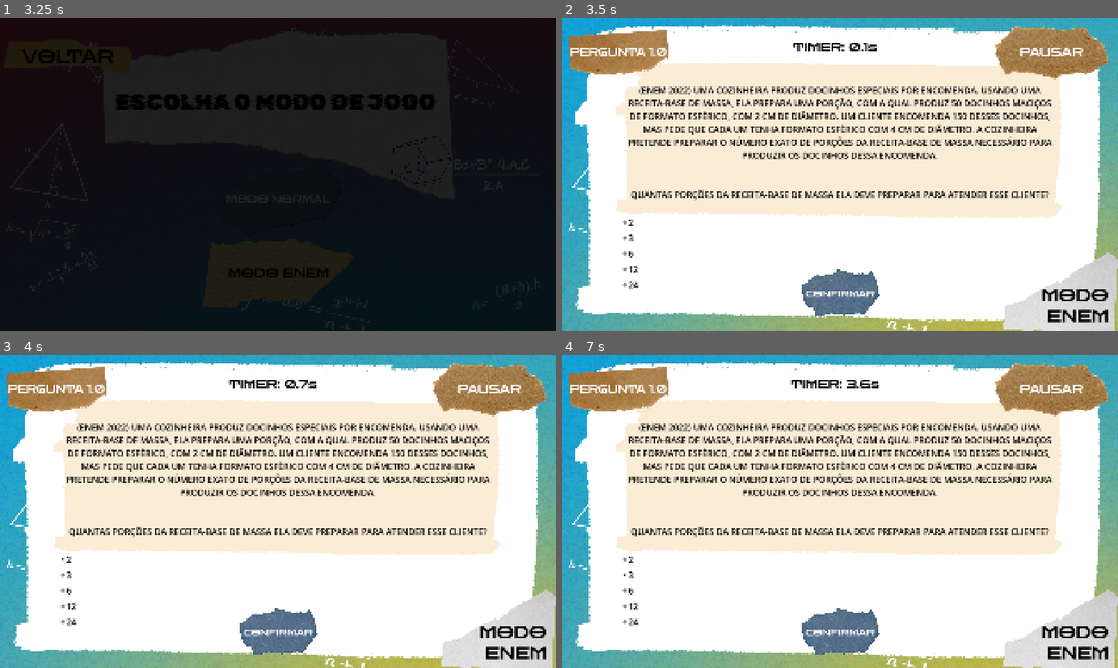
Above: before the commit, frames 1-4 (two rows, left to right).
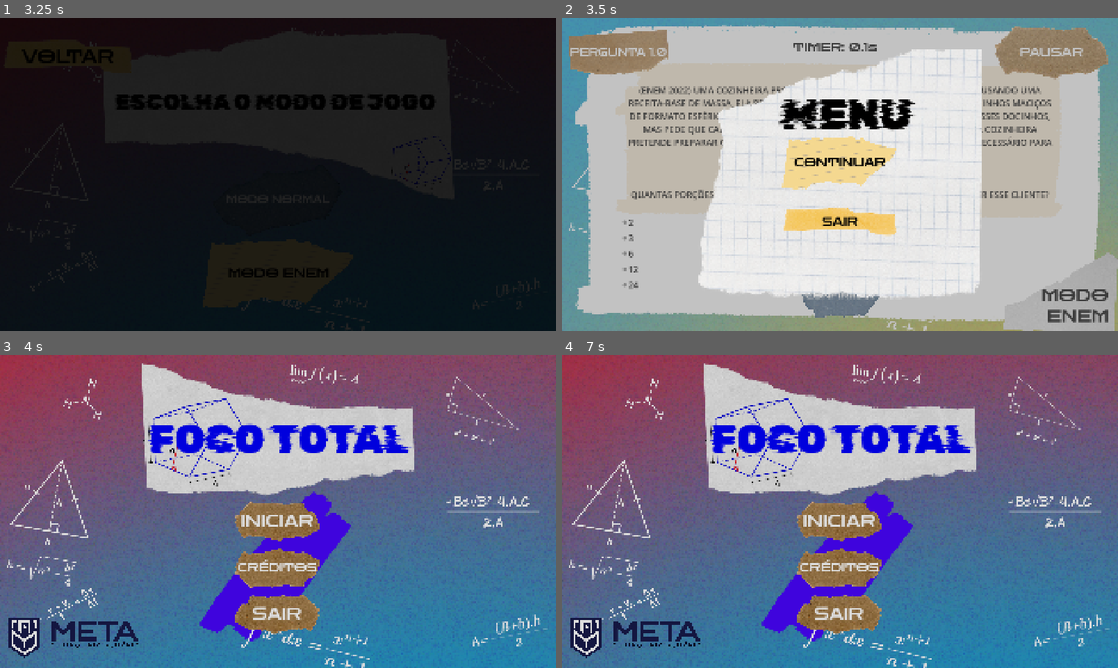
Above: after the commit, the same moments.

Repository: ArthurRosario/Ferramenta-de-auxilio-de-questoes-de-matematica
Game: Godot game, scene res://cenas/menu_principal.tscn
The game is run twice, just before and just after one commit, with the same random seed, the same clock (stepped at 60 frames per second) and the same inputs. The engine's default icon, where the game draws it, is replaced by a stand-in: a white triangle on a blue panel in a dark square.
Inputs (mouse positions are in pixels of both pictures, inside the frame that each line leads up to):
- Up to frame 1 (3.25 s): click "INICIAR" at 0.5 s; click "MODO NORMAL" at 1.25 s; click "MODO NORMAL" at 2 s; click "MODO ENEM" at 2.75 s
- Up to frame 2 (3.5 s): no input
- Up to frame 3 (4 s): click "2" at 3.5 s
- Up to frame 4 (7 s): click (840, 520) at 4.25 s, where only the run after the commit has a clickable "INICIAR"; click (840, 574) at 5 s, where only the run before the commit has a clickable "3"; click (840, 589) at 5.75 s, where only the run before the commit has a clickable "6"; click "3" at 6.5 s

Frame 1 is identical in both runs. In frame 2, 74% of the frame differs, in the area x 0-100%, y 0-100%; in frame 3, 100%; in frame 4, 100%.

Commit message:
a

Diff:
--- a/cenas/menu_pause.tscn
+++ b/cenas/menu_pause.tscn
@@ -75,7 +75,6 @@
 offset_bottom = 360.0
 grow_horizontal = 2
 grow_vertical = 2
-mouse_filter = 0
 
 [node name="botaoContinuar" type="TextureButton" parent="VBoxContainer" unique_id=1188715580]
 custom_minimum_size = Vector2(400, 200)
--- a/scripts/menu_pause.gd
+++ b/scripts/menu_pause.gd
@@ -2,7 +2,7 @@
 
 
 func _ready() -> void:
-	visible = false
+	visible = true
 
 func _on_btn_continuar_pressed() -> void:
 	visible = false
